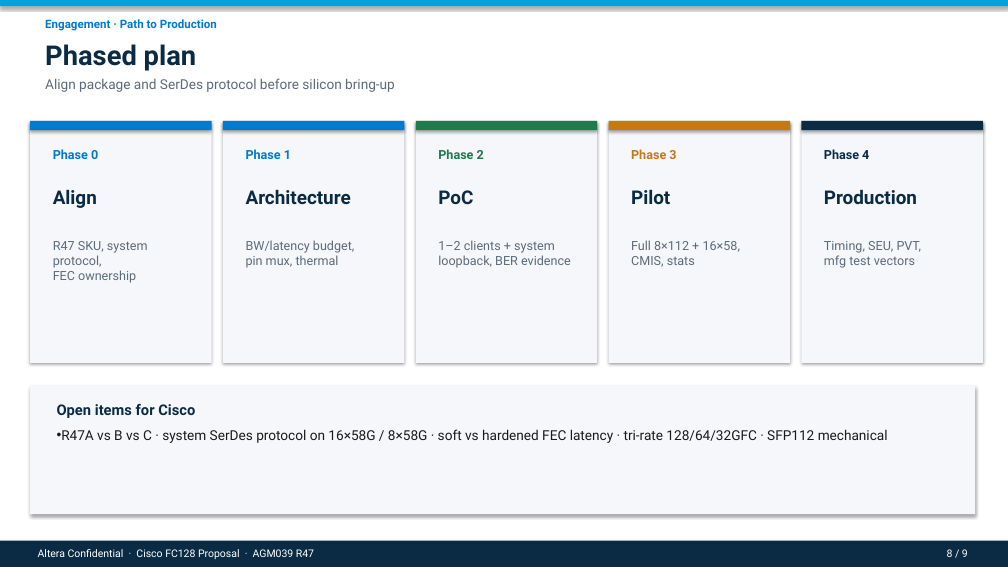
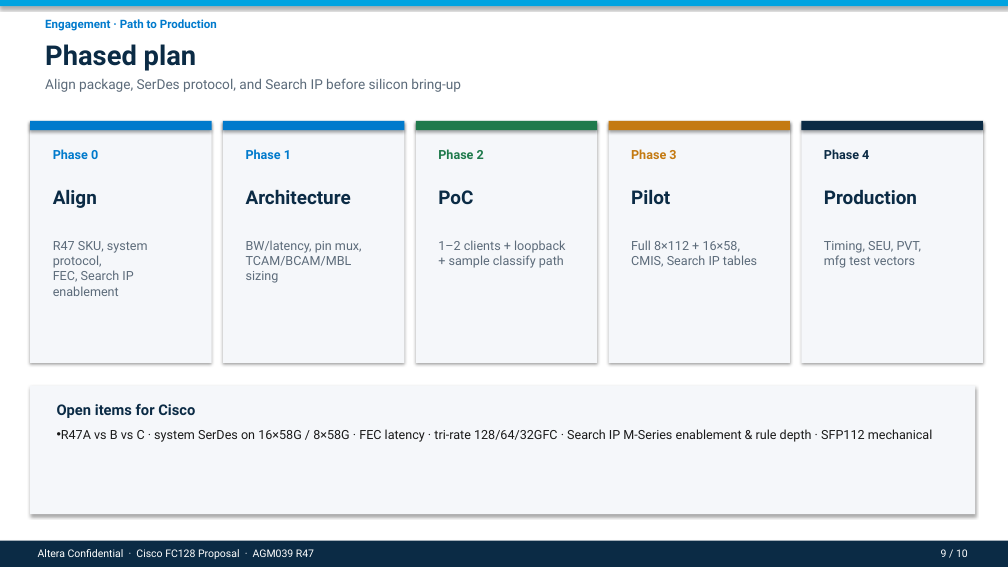
Before and after one commit to rushikeshpurohit0908/Cursor_Rushi, a slide deck: slide 9 of presentations/Cisco_FC128_Agilex7_Proposal.pptx (slide 8 before the commit). Drawn at 1008x567 pixels with LibreOffice and Linux fonts; fonts in the diff are those of the drawing. Boxes give left, top, right and bottom in pixels: in the first picture for what was removed or moved away, otherwise in the second. Text is boxed around its words. In the diff, an @@ line names an element or a change of style, - is before the commit and + after.

```diff
--- a/presentations/Cisco_FC128_Agilex7_Proposal.pptx
+++ b/presentations/Cisco_FC128_Agilex7_Proposal.pptx
@@ text at [45,78,461,92]: text changed @@
-Align package and SerDes protocol before silicon bring-up
+Align package, SerDes protocol, and Search IP before silicon bring-up
@@ text at [53,241,148,296]: text changed @@
-R47 SKU, system protocol,
-FEC ownership
+R47 SKU, system protocol,
+FEC, Search IP enablement
@@ text at [246,240,362,283]: text changed @@
-BW/latency budget,
-pin mux, thermal
+BW/latency, pin mux,
+TCAM/BCAM/MBL sizing
@@ text at [438,240,565,268]: text changed @@
-1–2 clients + system
-loopback, BER evidence
+1–2 clients + loopback
++ sample classify path
@@ text at [631,240,757,267]: text changed @@
-Full 8×112 + 16×58,
-CMIS, stats
+Full 8×112 + 16×58,
+CMIS, Search IP tables
@@ text at [61,429,933,442]: text changed; size 13 to 12 pt @@
-• R47A vs B vs C · system SerDes protocol on 16×58G / 8×58G · soft vs hardened FEC latency · tri-rate 128/64/32GFC · SFP112 mechanical
+• R47A vs B vs C · system SerDes on 16×58G / 8×58G · FEC latency · tri-rate 128/64/32GFC · Search IP M-Series enablement & rule depth · SFP112 mechanical
@@ text at [941,549,968,557]: text changed @@
-8 / 9
+9 / 10
```
Also in this commit, not shown: 8 other slides changed, 1 slide added, 6 other files.
